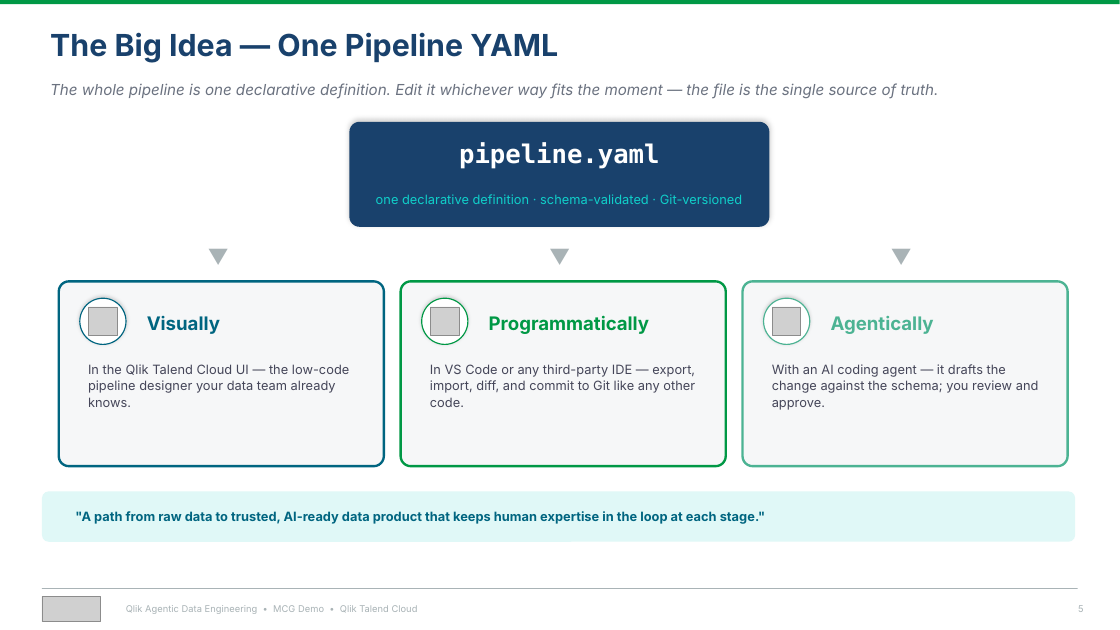
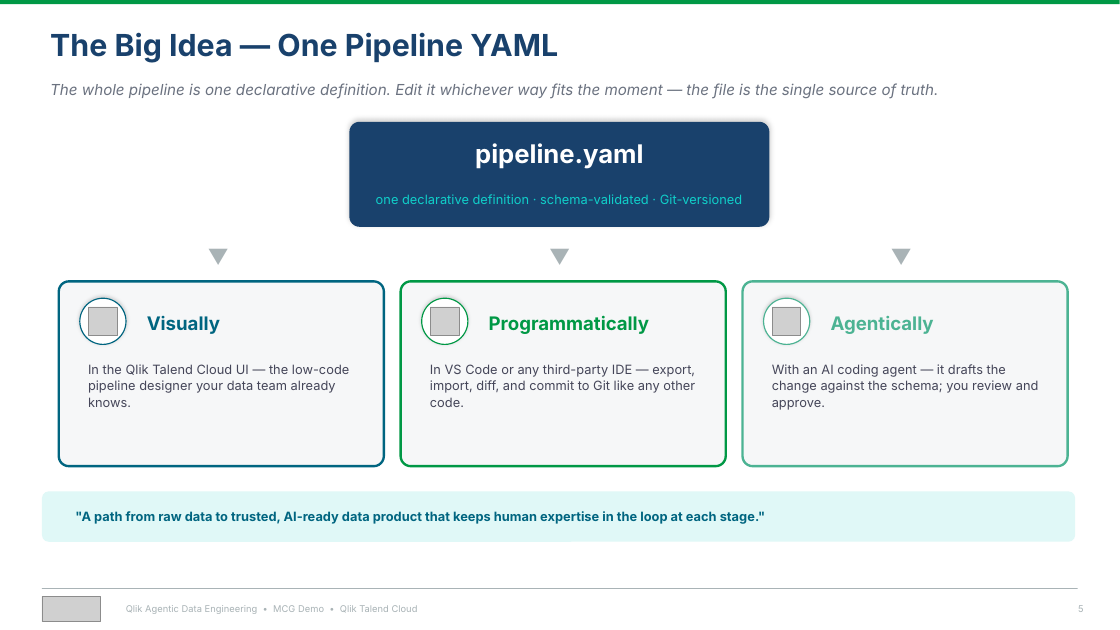
Before and after one commit to robertschoenfeldqlik/meridan_retail_group_qlik_demo_assets, a slide deck: slide 5 of MCG_Agentic_Data_Engineering.pptx. Drawn at 1120x630 pixels with LibreOffice and Linux fonts; fonts in the diff are those of the drawing; grey boxes stand for pictures. Boxes give left, top, right and bottom in pixels: in the first picture for what was removed or moved away, otherwise in the second. Text is boxed around its words. In the diff, an @@ line names an element or a change of style, - is before the commit and + after.

```diff
--- a/MCG_Agentic_Data_Engineering.pptx
+++ b/MCG_Agentic_Data_Engineering.pptx
@@ text "pipeline.yaml" at bbox=[475, 143, 643, 169]: font DejaVu Sans Mono to Inter @@
```
Also in this commit, not shown: 1 other slide changed, 23 other files.
